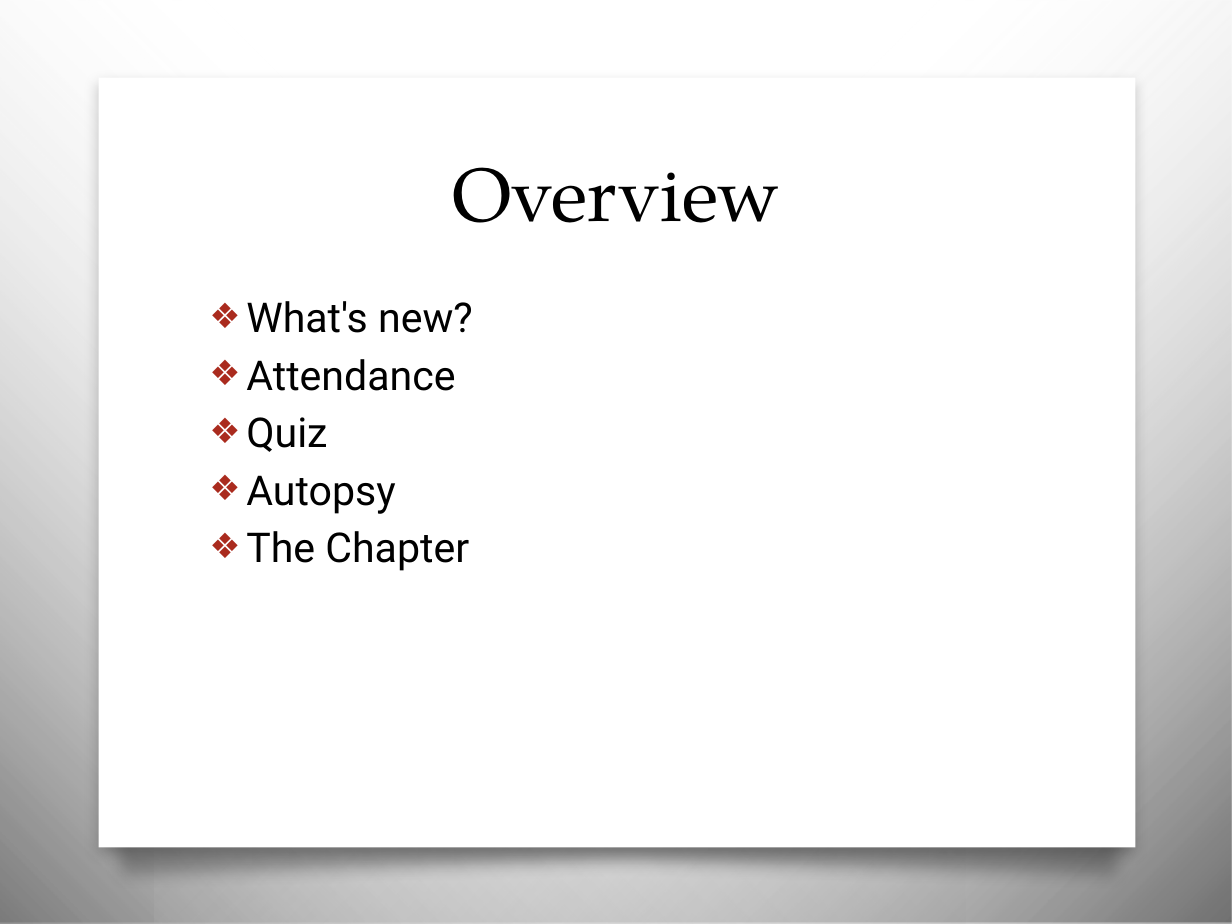
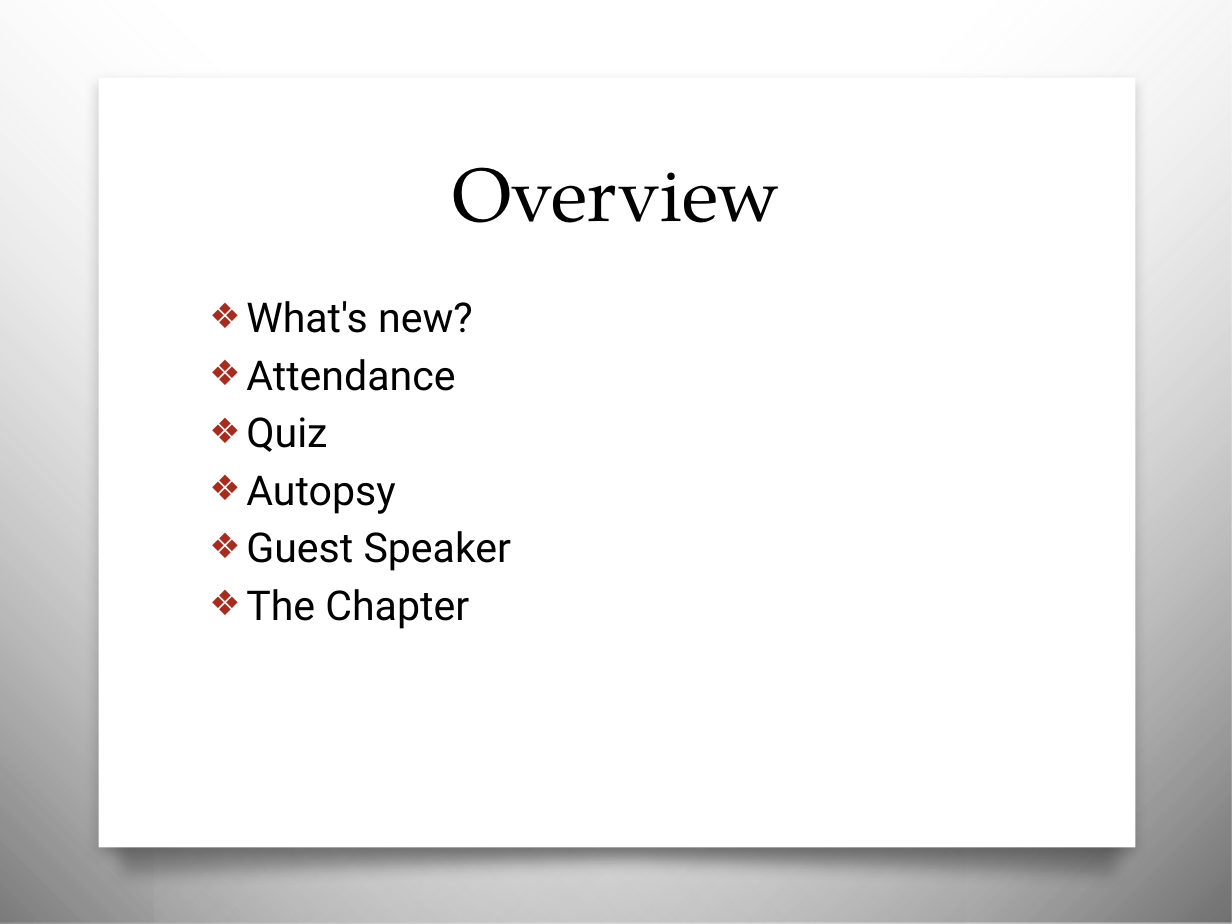
Before and after one commit to awayken/USF-ART329, a slide deck: slide 2 of slides/classnine/slides.pptx. Drawn at 1232x924 pixels with LibreOffice and Linux fonts; fonts in the diff are those of the drawing; background and template pictures are left out. Boxes give left, top, right and bottom in pixels: in the first picture for what was removed or moved away, otherwise in the second. Text is boxed around its words. In the diff, an @@ line names an element or a change of style, - is before the commit and + after.

```diff
--- a/slides/classnine/slides.pptx
+++ b/slides/classnine/slides.pptx
@@ text at (246,531,512,571): paragraph added @@
+❖ Guest Speaker
```
Also in this commit, not shown: 3 other slides changed, 11 slides added, 1 slide removed.
